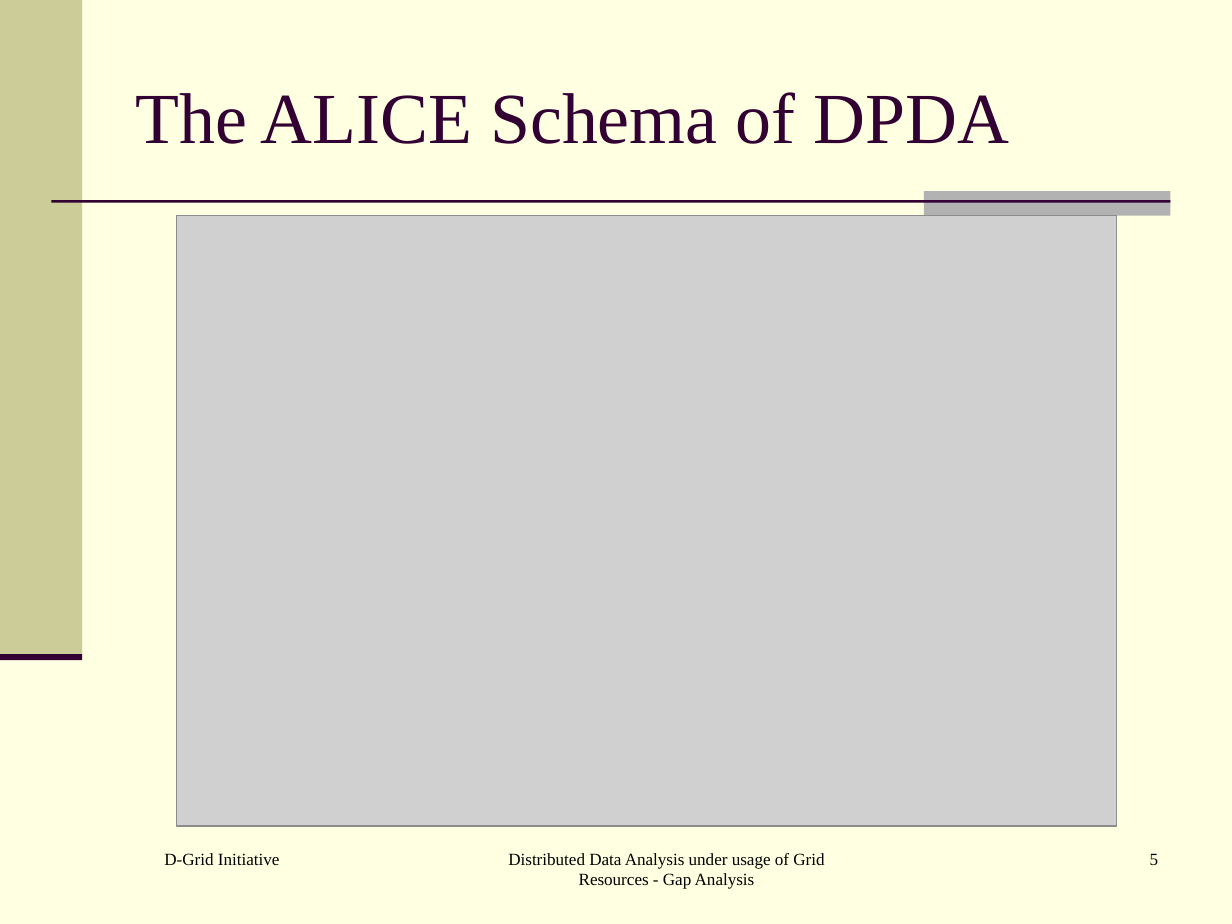
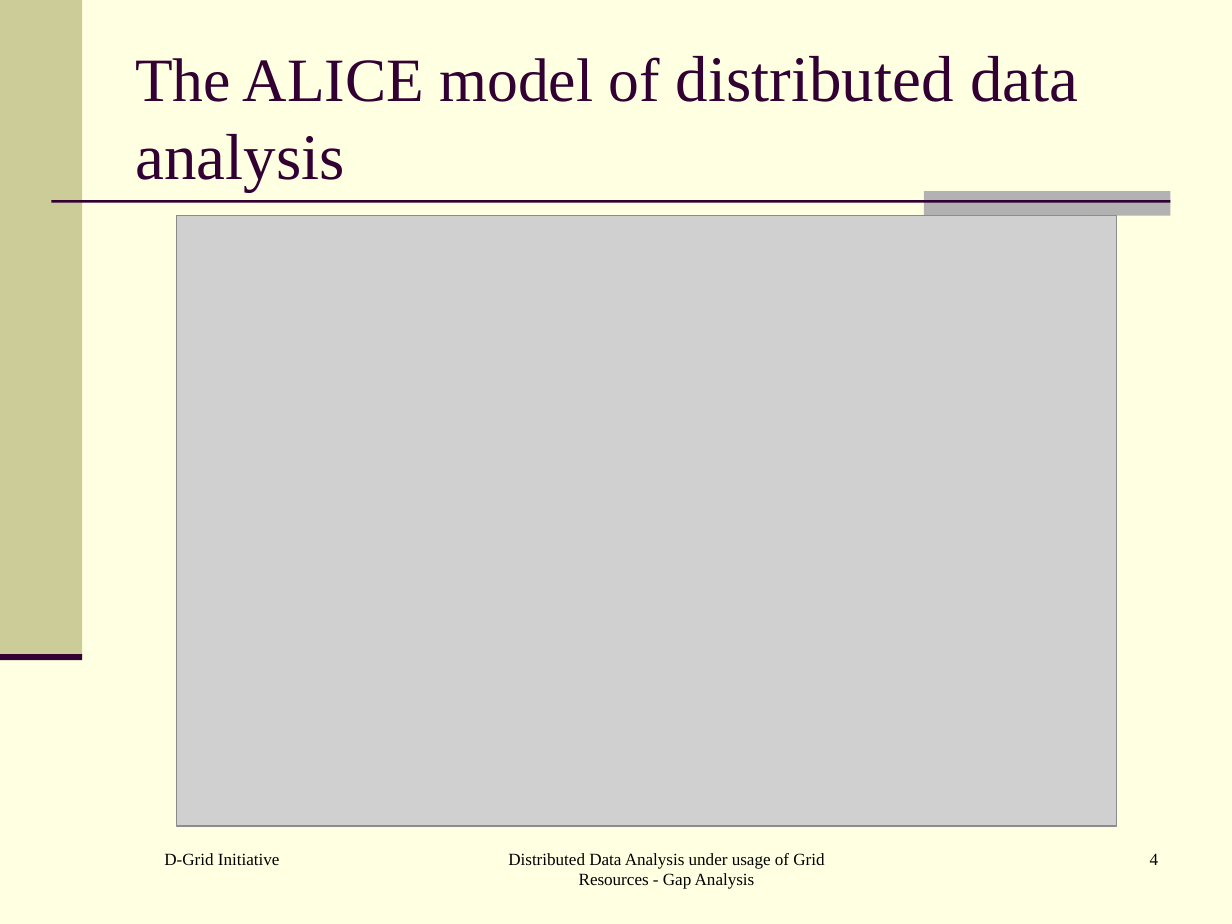
Before and after one commit to AnarManafov/PoDDocumentation, a slide deck: slide 4 of HEPCG-Workshops/2006-Nov/HEPCG-Workshops-2006-Nov.ppt (slide 5 before the commit). Drawn at 1232x924 pixels with LibreOffice and Linux fonts; fonts in the diff are those of the drawing; grey boxes stand for pictures. Boxes give left, top, right and bottom in pixels: in the first picture for what was removed or moved away, otherwise in the second. Text is boxed around its words. In the diff, an @@ line names an element or a change of style, - is before the commit and + after.

```diff
--- a/HEPCG-Workshops/2006-Nov/HEPCG-Workshops-2006-Nov.ppt
+++ b/HEPCG-Workshops/2006-Nov/HEPCG-Workshops-2006-Nov.ppt
@@ title at [135,56,1078,191]: text changed; size 42 to 38 pt @@
-The ALICE Schema of DPDA
+The ALICE model of distributed data analysis
@@ page number at [1150,853,1159,865]: text changed @@
-5
+4
```
Also in this commit, not shown: 8 other slides changed, 1 slide removed, 1 other file.
